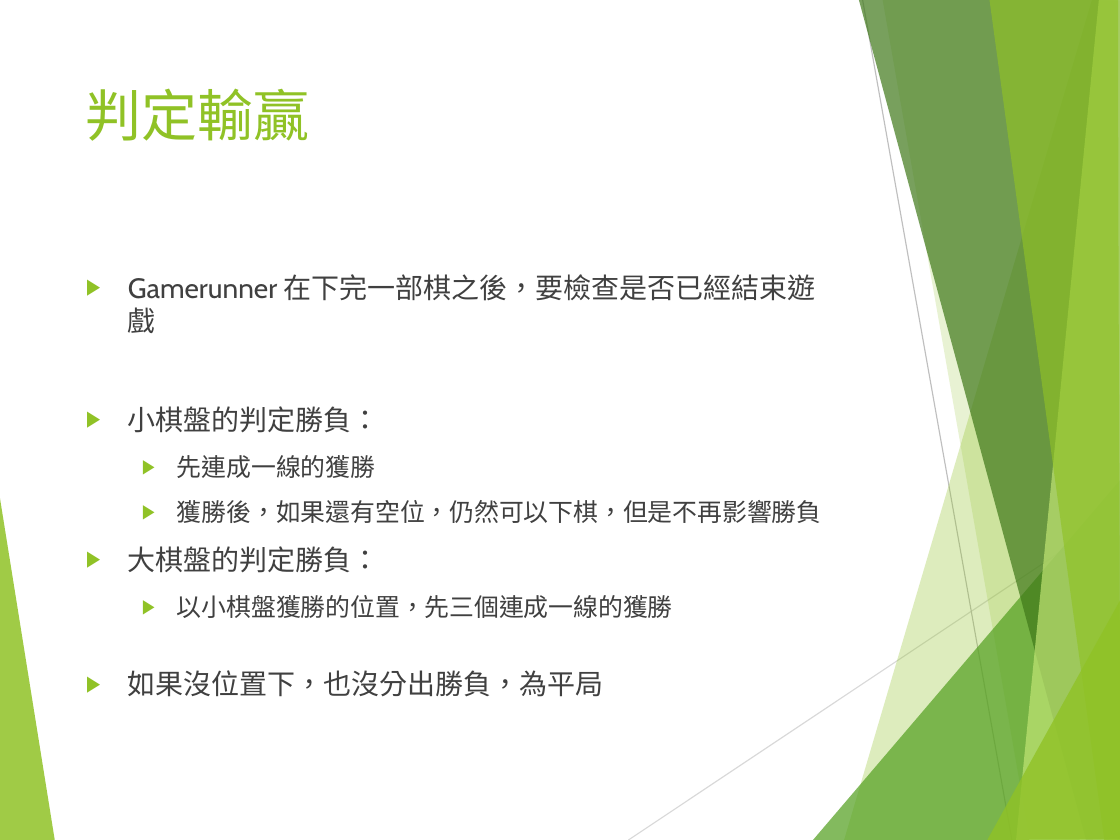
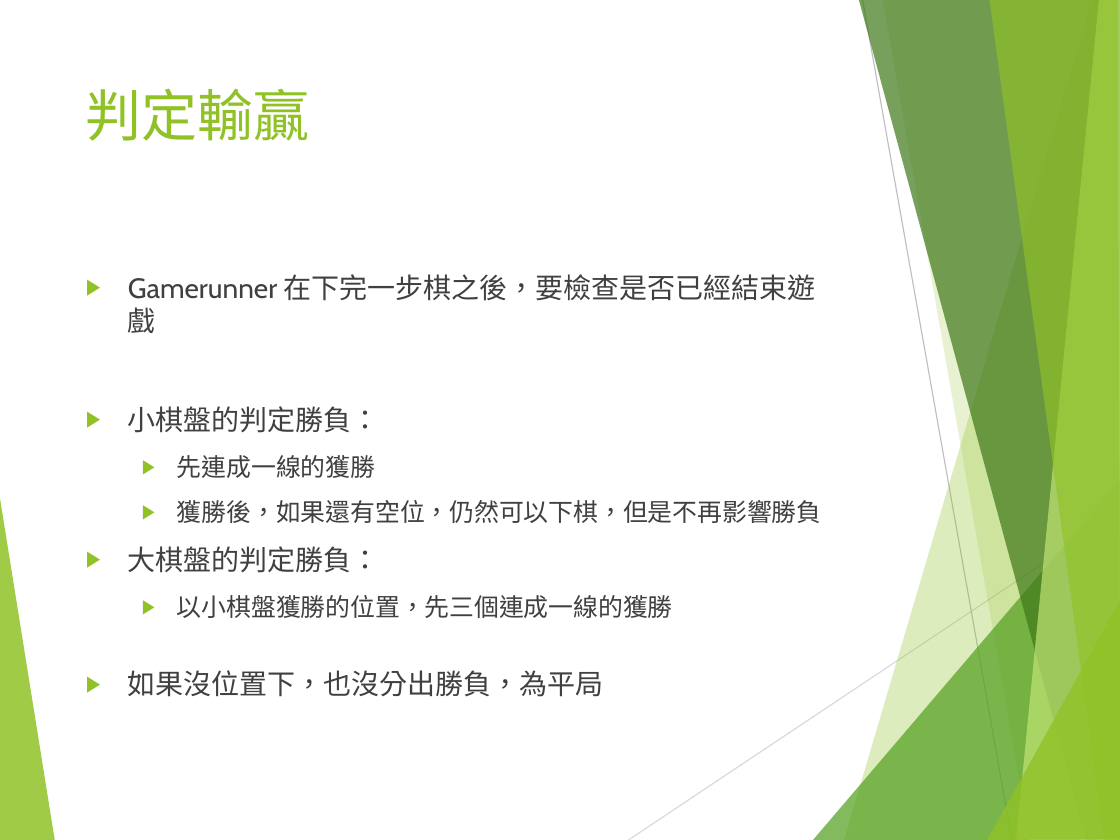
Before and after one commit to Ice1187/I2P2020-Final-Project, a slide deck: slide 21 of UltraOOXX.pptx. Drawn at 1120x840 pixels with LibreOffice and Linux fonts; fonts in the diff are those of the drawing. Boxes give left, top, right and bottom in pixels: in the first picture for what was removed or moved away, otherwise in the second. Text is boxed around its words. In the diff, an @@ line names an element or a change of style, - is before the commit and + after.

```diff
--- a/UltraOOXX.pptx
+++ b/UltraOOXX.pptx
@@ text at (128, 274, 816, 333): text changed @@
-▶ Gamerunner 在下完一部棋之後，要檢查是否已經結束遊戲
+▶ Gamerunner 在下完一步棋之後，要檢查是否已經結束遊戲
```
Also in this commit, not shown: 1 other slide changed.
